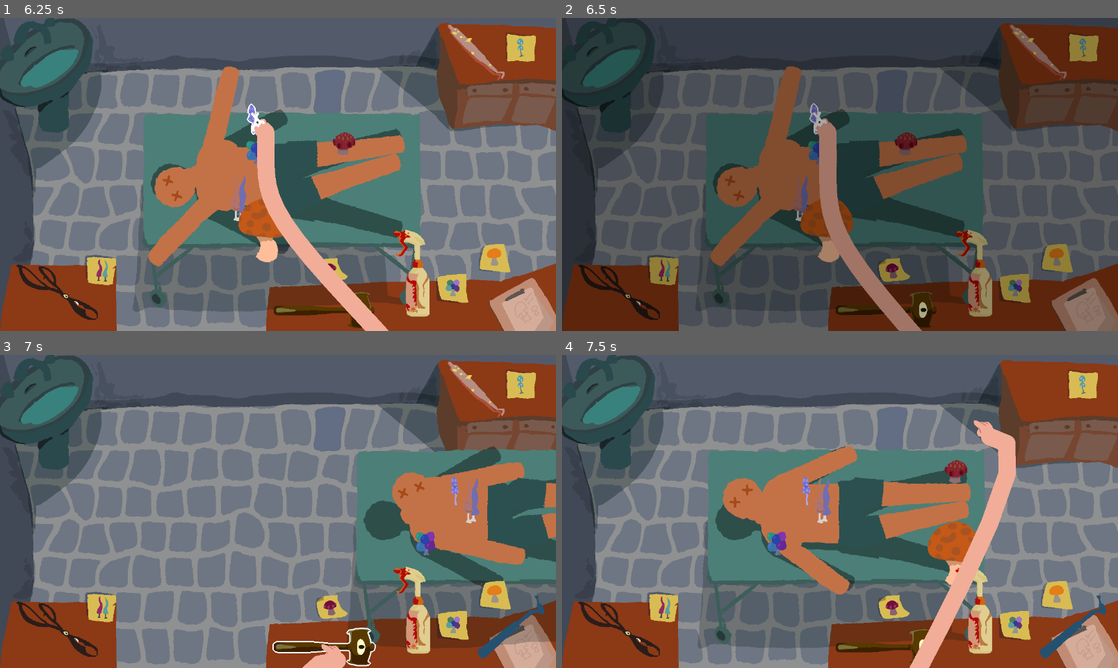
Above: before the commit, frames 1-4 (two rows, left to right).
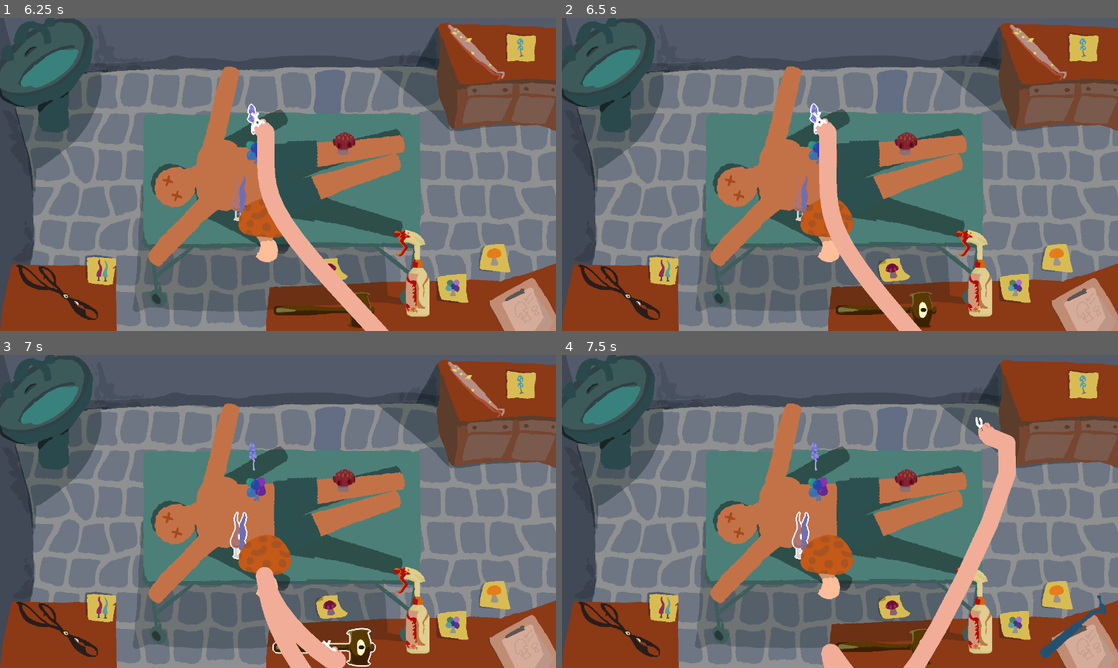
Above: after the commit, the same moments.

Repository: IsaacCerejo/wild-jam-87
Game: Godot game, scene res://scenes/splash_screen_manager/splash_screen_manager.tscn
The game is run twice, just before and just after one commit, with the same random seed, the same clock (stepped at 60 frames per second) and the same inputs. The engine's default icon, where the game draws it, is replaced by a stand-in: a white triangle on a blue panel in a dark square. Sound files missing from this copy of the repository are replaced by a short silence.
Inputs (mouse positions are in pixels of both pictures, inside the frame that each line leads up to):
- Up to frame 1 (6.25 s): tap Enter at 0.5 s; move the mouse to (400, 158) at 0.52 s; click (400, 158) at 0.67 s; click "START" at 1.25 s; drag from (478, 52) to (411, 274) at 2.02 s; click (411, 274) at 2.92 s; drag from (55, 293) to (322, 309) at 3.52 s; drag from (322, 309) to (511, 290) at 4.27 s; drag from (511, 290) to (250, 118) at 5.02 s; click (250, 118) at 5.92 s
- Up to frame 2 (6.5 s): tap R (Restart) at 6.4 s
- Up to frame 3 (7 s): drag from (239, 536) to (322, 646) at 6.52 s
- Up to frame 4 (7.5 s): drag from (1040, 389) to (851, 489) at 7.27 s

Frame 1 is identical in both runs. In frame 2, 98% of the frame differs, in the area x 0-100%, y 0-100%; in frame 3, 43%; in frame 4, 10%.
Error before the commit: Invalid call. Nonexistent function 'set_active_tool' in base 'Nil'. (res://scripts/main_game/tool_selector.gd:21)

Commit message:
fix: reset functionality issues

Diff:
--- a/scripts/autoloads/global.gd
+++ b/scripts/autoloads/global.gd
@@ -43,9 +43,6 @@
 	if event.is_action_pressed("Escape"):
 		DisplayServer.window_set_mode(DisplayServer.WINDOW_MODE_WINDOWED)
 
-	if event.is_action_pressed("Restart"):
-		await Global.game_controller.change_scene(SCENE_UIDS.MAIN_GAME_UI, SCENE_UIDS.MAIN_GAME, TransitionSettings.TRANSITION_TYPE.FADE_TO_FADE)
-
 	if event.is_action_pressed("Fullscreen"):
 		var mode := DisplayServer.window_get_mode()
 
--- a/scripts/lose_screen/lose_screen.gd
+++ b/scripts/lose_screen/lose_screen.gd
@@ -14,9 +14,6 @@
 	total_score_label.clear()
 	total_score_label.text = "[wave amp=50.0 freq=5.0 connected=1][rainbow freq=1.0 sat=0.8 val=0.8 speed=1.0]%d[/rainbow]" % Global.compute_total_score()
 
-func _exit_tree() -> void:
-	Global.reset_score()
-
 # Signal callbacks
 func _on_main_menu_button_pressed() -> void:
 	await Global.game_controller.change_scene(Global.SCENE_UIDS.START_MENU, "", TransitionSettings.TRANSITION_TYPE.FADE_TO_FADE)
--- a/scripts/main_game/mushrooms/mushroom.gd
+++ b/scripts/main_game/mushrooms/mushroom.gd
@@ -36,6 +36,7 @@
 	_original_material = sprite_2d.material
 
 func _on_input_event(_viewport: Node, event: InputEvent, _shape_idx: int) -> void:
+	assert(Global.player != null)
 	var active_tool: Tool = Global.player.get_active_tool()
 
 	if _busy or active_tool == null:
--- a/scripts/start_menu/start_menu.gd
+++ b/scripts/start_menu/start_menu.gd
@@ -4,6 +4,7 @@
 @onready var options_menu: Control = %OptionsMenu
 
 func _ready() -> void:
+	Global.reset_score()
 	if AudioManager.get_active_audio(SoundEffectSettings.SOUND_EFFECT_TYPE.BACKGROUND_MUSIC) == null:
 		AudioManager.create_audio(SoundEffectSettings.SOUND_EFFECT_TYPE.BACKGROUND_MUSIC)
 	else:
